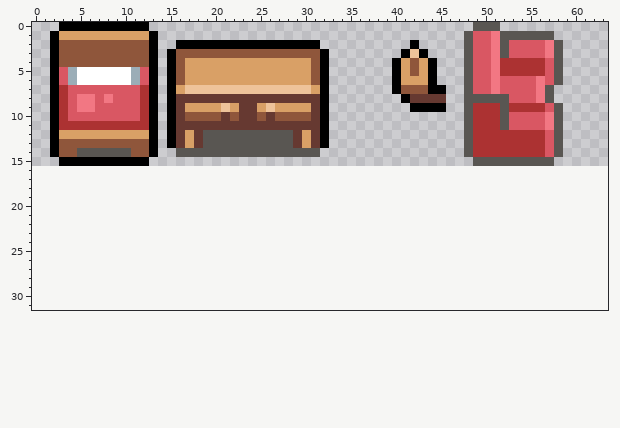
A pixel-art file gets an edit: Furnitures.aseprite. This is how it looked before the edit.
64x16 pixels, 1 frame. The old version is drawn lined up with the new one, on the new canvas.
And afterwards:
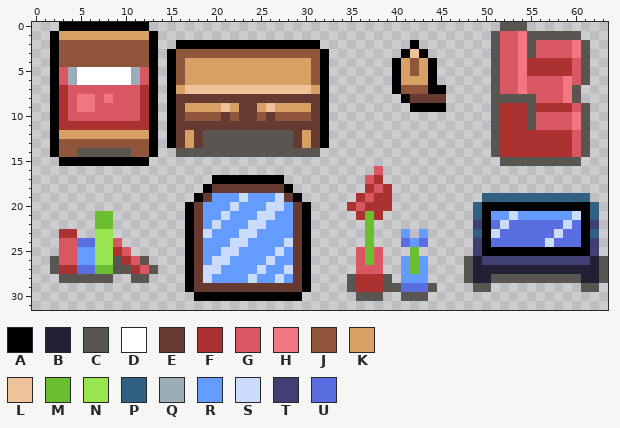
Palette (. is transparent): A #000000  B #222034  C #595652  D #ffffff  E #663931  F #ac3232  G #d95763  H #f27783  J #8f563b  K #d9a066  L #eec39a  M #6abe30  N #99e550  P #306082  Q #9badb7  R #639bff  S #cbdbfc  T #3f3f74  U #5b6ee1
What changed:
canvas 64x16 -> 64x32
@@ x 0..63 @@
- 0 ...AAAAAAAAAA....................................CCC............
- 1 ..AKKKKKKKKKKA..................................CGGHCCCCCC......
- 2 ..AJJJJJJJJJJA..AAAAAAAAAAAAAAAA..........A.....CGGHCGGGGHC.....
- 3 ..AJJJJJJJJJJA.AJJJJJJJJJJJJJJJJA........ALA....CGGHCGGGGHC.....
- 4 ..AJJJJJJJJJJA.AJKKKKKKKKKKKKKKJA.......AKJKA...CGGHFFFFFGC.....
- 5 ..AGQDDDDDDQGA.AJKKKKKKKKKKKKKKJA.......AKJKA...CGGHFFFFFGC.....
- 6 ..AGQDDDDDDQGA.AJKKKKKKKKKKKKKKJA.......AKKKA...CGGHGGGGHGC.....
- 7 ..AFGGGGGGGGFA.AKLLLLLLLLLLLLLLKA.......AJJJAA..CGGHGGGGHC......
- 8 ..AFGHHGHGGGFA.AEEEEEEEEEEEEEEEEA........AEEEE..CCCCCGGGHC......
- 9 ..AFGHHGGGGGFA.AEKKKKLKEEKLKKKKEA.........AAAA..CFFFCFFFFGC.....
-10 ..AFGGGGGGGGFA.AEJJJJEJEEJEJJJJEA...............CFFFCGGGGHC.....
-11 ..AFFFFFFFFFFA.AEEEEEEEEEEEEEEEEA...............CFFFCGGGGHC.....
-12 ..AKKKKKKKKKKA.AEKECCCCCCCCCCEKEA...............CFFFFFFFFGC.....
-13 ..AJJJJJJJJJJA.AEKECCCCCCCCCCEKEA...............CFFFFFFFFGC.....
-14 ..AJJCCCCCCJJA..CCCCCCCCCCCCCCCC................CFFFFFFFFGC.....
-15 ...AAAAAAAAAA....................................CCCCCCCCC......
-16 ................................................................
-17 ................................................................
-18 ................................................................
-19 ................................................................
-20 ................................................................
-21 ................................................................
-22 ................................................................
-23 ................................................................
-24 ................................................................
-25 ................................................................
-26 ................................................................
-27 ................................................................
-28 ................................................................
-29 ................................................................
-30 ................................................................
+ 0 ...AAAAAAAAAA.......................................CCC.........
+ 1 ..AKKKKKKKKKKA.....................................CGGHCCCCCC...
+ 2 ..AJJJJJJJJJJA..AAAAAAAAAAAAAAAA..........A........CGGHCGGGGHC..
+ 3 ..AJJJJJJJJJJA.AJJJJJJJJJJJJJJJJA........ALA.......CGGHCGGGGHC..
+ 4 ..AJJJJJJJJJJA.AJKKKKKKKKKKKKKKJA.......AKJKA......CGGHFFFFFGC..
+ 5 ..AGQDDDDDDQGA.AJKKKKKKKKKKKKKKJA.......AKJKA......CGGHFFFFFGC..
+ 6 ..AGQDDDDDDQGA.AJKKKKKKKKKKKKKKJA.......AKKKA......CGGHGGGGHGC..
+ 7 ..AFGGGGGGGGFA.AKLLLLLLLLLLLLLLKA.......AJJJAA.....CGGHGGGGHC...
+ 8 ..AFGHHGHGGGFA.AEEEEEEEEEEEEEEEEA........AEEEE.....CCCCCGGGHC...
+ 9 ..AFGHHGGGGGFA.AEKKKKLKEEKLKKKKEA.........AAAA.....CFFFCFFFFGC..
+10 ..AFGGGGGGGGFA.AEJJJJEJEEJEJJJJEA..................CFFFCGGGGHC..
+11 ..AFFFFFFFFFFA.AEEEEEEEEEEEEEEEEA..................CFFFCGGGGHC..
+12 ..AKKKKKKKKKKA.AEKECCCCCCCCCCEKEA..................CFFFFFFFFGC..
+13 ..AJJJJJJJJJJA.AEKECCCCCCCCCCEKEA..................CFFFFFFFFGC..
+14 ..AJJCCCCCCJJA..CCCCCCCCCCCCCCCC...................CFFFFFFFFGC..
+15 ...AAAAAAAAAA.......................................CCCCCCCCC...
+16 ......................................G.........................
+17 ....................AAAAAAAA.........GF.........................
+18 ...................AEEEEEEEEA........FGF........................
+19 ..................AERRRSRRRSEA......FGFF..........PPPPPPPPPPPP..
+20 .................AERRRSRRRSSREA....FGFFF.........PAAAAAAAAAAAAP.
+21 .......MM........AERRSRRRSSRREA.....FMF..........PARRSRRRRRRSAP.
+22 .......MM........AERSRRRSSRRREA......M...........TAUSUUUUUUSUAT.
+23 ...FF..NN........AESRRRSSRRRREA......M...R.R.....PASUUUUUUSUUAP.
+24 ...GGUUNNG.......AERRRSSRRRRSEA......M...URU.....TAUUUUUUSUUUAT.
+25 ...GGRRNNFG......AERRSSRRRRSREA.....GMG...M......TAAAAAAAAAAAAT.
+26 ..CGGRRNNCFGC....AERSSRRRRSRREA.....GMG..RMR....CBTTTTTTTTTTTTBC
+27 ..CFFUUMMCCFGC...AESSRRRRSRRSEA.....GGG..RMR....CBBBBBBBBBBBBBBC
+28 ...CCCCCC..CC....AESRRRRSRRSREA....CFFFC.RRR....CBBCCCCCCCCCCBBC
+29 .................AEEEEEEEEEEEEA....CFFFCCUUUC....CC..........CC.
+30 ..................AAAAAAAAAAAA......CCC..CCC....................
 31 ................................................................
Where, in picture pixels (left, top, right, bottom), the same in both pictures:
changed: (464, 22, 608, 292)
added: (50, 166, 437, 301)
